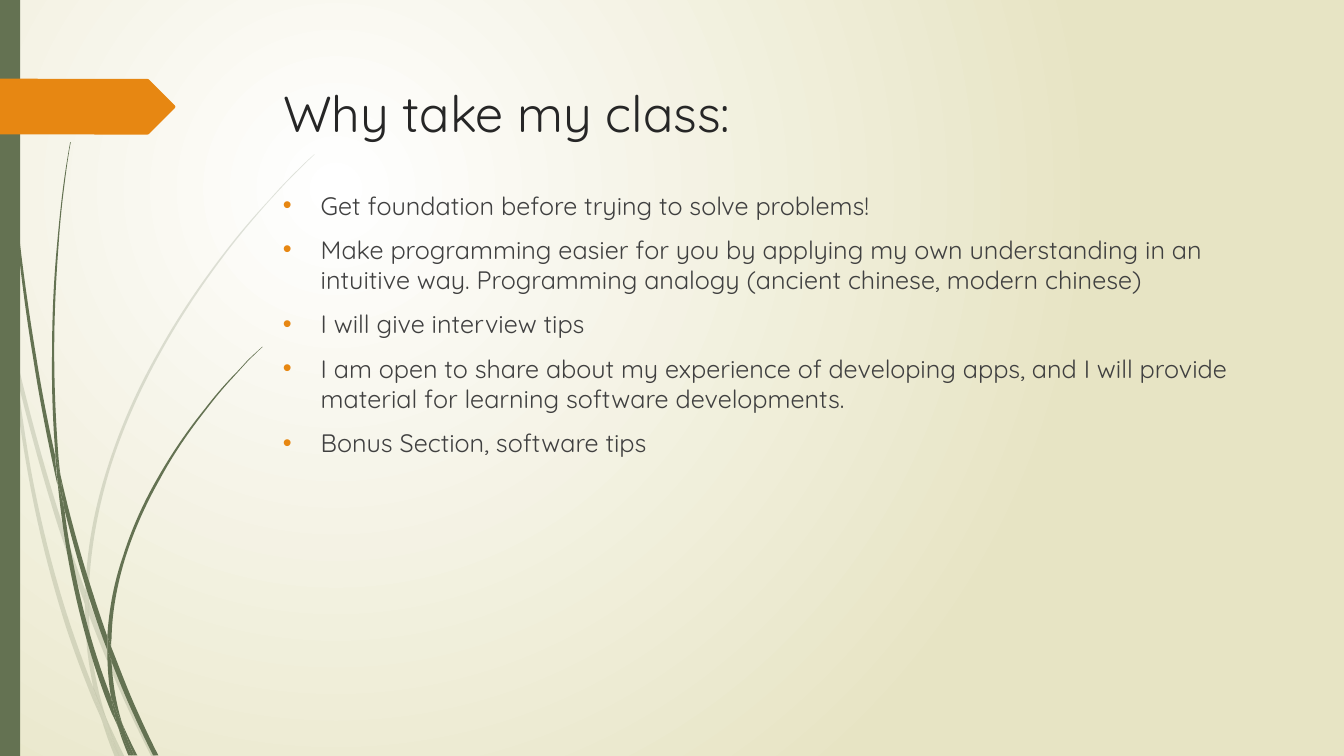
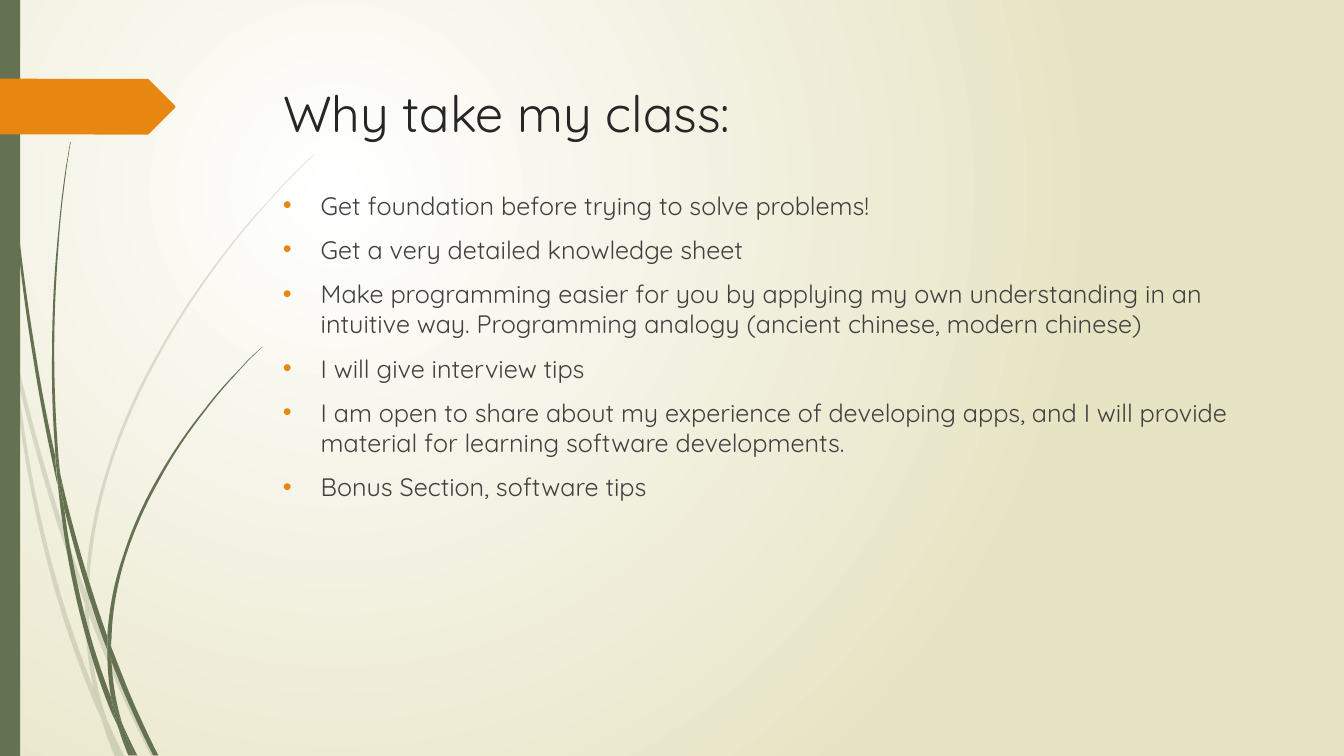
Before and after one commit to percyteng/Python-lecture, a slide deck: slide 3 of Lecture.pptx. Drawn at 1344x756 pixels with LibreOffice and Linux fonts; fonts in the diff are those of the drawing. Boxes give left, top, right and bottom in pixels: in the first picture for what was removed or moved away, otherwise in the second. Text is boxed around its words. In the diff, an @@ line names an element or a change of style, - is before the commit and + after.

Commit message:
added practice sheet

```diff
--- a/Lecture.pptx
+++ b/Lecture.pptx
@@ text at box(321, 240, 743, 264): paragraph added @@
+• Get a very detailed knowledge sheet
```
Also in this commit, not shown: 5 other slides changed, 1 slide added, 1 slide removed, 1 other file.
